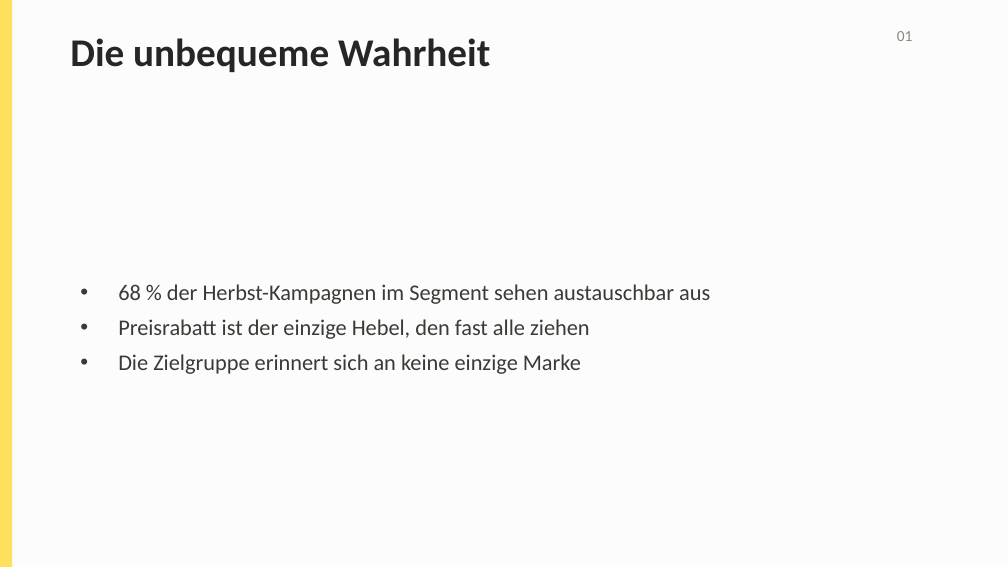
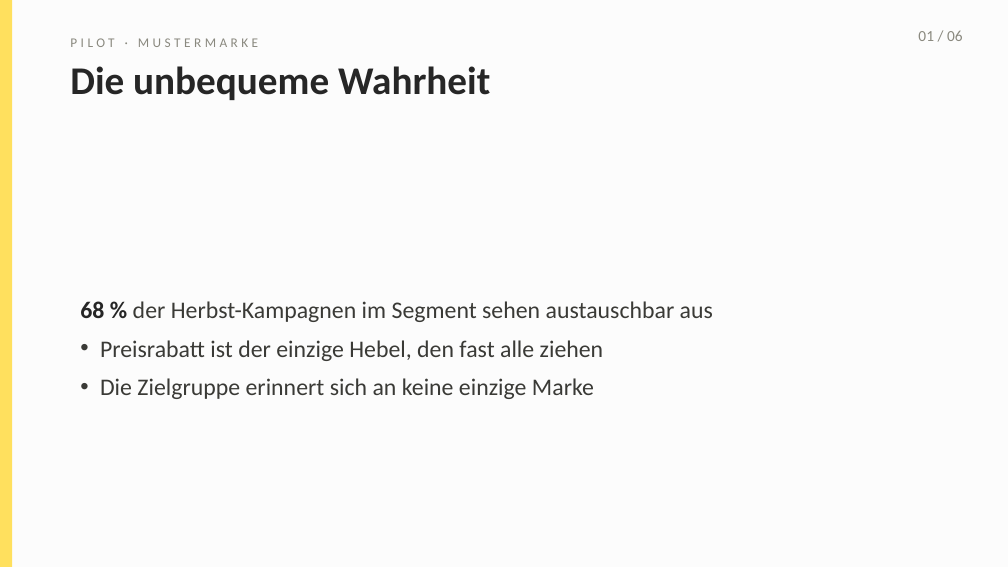
Before and after one commit to CeeKay1901/pilot-skillmarkt, a slide deck: slide 2 of demo/pptx/pitch-deck.pptx. Drawn at 1008x567 pixels with LibreOffice and Linux fonts; fonts in the diff are those of the drawing. Boxes give left, top, right and bottom in pixels: in the first picture for what was removed or moved away, otherwise in the second. Text is boxed around its words. In the diff, an @@ line names an element or a change of style, - is before the commit and + after.

```diff
--- a/demo/pptx/pitch-deck.pptx
+++ b/demo/pptx/pitch-deck.pptx
@@ text added at bbox=[70, 38, 258, 47], 9.5 pt, text #8A897F @@
+PILOT · MUSTERMARKE
@@ text at bbox=[918, 31, 963, 41]: text changed @@
-01
+01 / 06
@@ text "Die unbequeme Wahrheit": place and size @@
-text "Die unbequeme Wahrheit" at bbox=[70, 38, 490, 72]
+text "Die unbequeme Wahrheit" at bbox=[70, 66, 490, 100]
@@ text "68 % der Herbst-Kampagnen im ...": place and size @@
-text "68 % der Herbst-Kampagnen im ..." at bbox=[118, 284, 710, 374]
+text "68 % der Herbst-Kampagnen im ..." at bbox=[80, 301, 713, 399]
@@ text "68 % der Herbst-Kampagnen im ..." at bbox=[80, 301, 713, 399]: size 16 to 17 pt; text colour #3A3A36 to #262626, bold on in "68 %"; indent changed; line spacing 1.3 to 1.35 @@
```
Also in this commit, not shown: 6 other slides changed, 5 other files.
